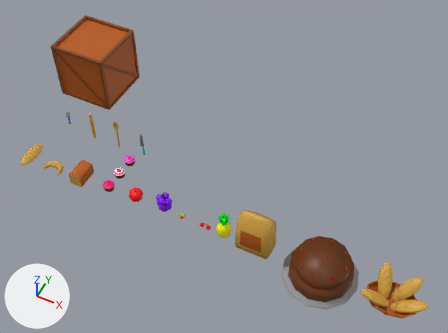
One commit to the Blender file Documentacao/Modelos/Cenário/Modelos3D/Lucas/Padaria.blend: the scene before it, then after it.
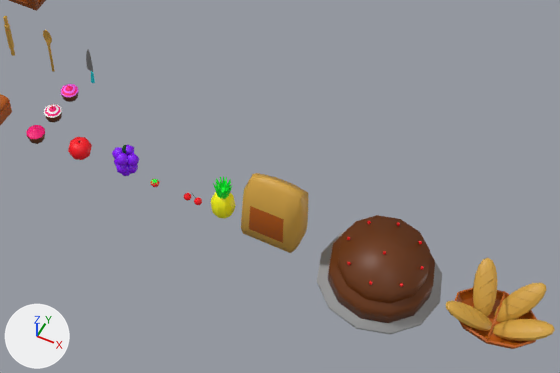
Old and new are each drawn whole from a 50 mm lens placed at (5.89, -3.77, 7.48), pointed at (3.03, 1.93, 0.34) and again close up on the part from 19% to 96% of the width and 31% to 100% of the height. Lighting does not change. The marker at lower left points along +X, +Y and +Z.

The scene before the commit, as lines of its bpy script (objects in view):
```python
me_cylinder_008 = bpy.data.meshes.new('Cylinder.008')
me_cylinder_008.from_pydata(...)  # 189 vertices, 174 faces; spans x -0.567..0.564, y -0.565..0.566, z -0.004..0.446
me_cylinder_008.materials.append(mat_material)  # picture img_decoracaocidade_png
me_sphere_005 = bpy.data.meshes.new('Sphere.005')
me_sphere_005.from_pydata(...)  # 576 vertices, 648 faces; spans x -0.398..0.452, y -0.236..0.358, z -0.007..0.374
me_sphere_005.polygons.foreach_set('use_smooth', [True] * 648)
me_sphere_005.materials.append(mat_material)  # picture img_decoracaocidade_png
me_sphere_007 = bpy.data.meshes.new('Sphere.007')
me_sphere_007.from_pydata(...)  # 172 vertices, 176 faces; spans x -0.107..0.107, y -0.113..0.113, z 0.007..0.47
me_sphere_007.polygons.foreach_set('use_smooth', [True] * 176)
me_sphere_007.materials.append(mat_material)  # picture img_decoracaocidade_png
ob_abacaxi = bpy.data.objects.new('Abacaxi', me_sphere_007)
ob_abacaxi.location = (3.5, 1.0, 0.0)
ob_bolo = bpy.data.objects.new('Bolo', me_cylinder_008)
ob_bolo.location = (5.0, 1.0, 0.0)
ob_bolo.rotation_euler = (0.0, 0.0, -0.785)  # degrees (0, 0, -45)
ob_bolo.scale = (0.924, 0.924, 0.924)
ob_cesta_baguete = bpy.data.objects.new('Cesta.Baguete', me_sphere_005)
ob_cesta_baguete.location = (6.0, 1.0, 0.0)
# also in view: 'SacoDeFarinha' at (4.0, 1.0, 0.39); 'Uva' at (2.5, 1.0, 0.22); 'Cesta' at (6.0, 1.0, 0.13); 'Maca' at (2.0, 1.0, 0.12)
```
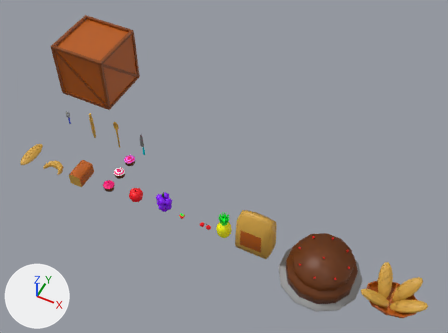
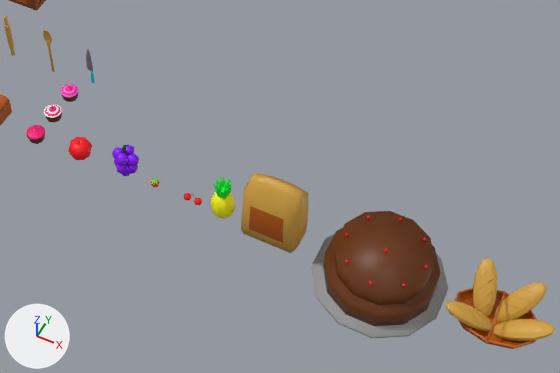
Where the newer file only moved an object's origin or applied its transform, the numbers keep the older frame.

Location of each change, [x1, y1, x2, y2] in pixels of the close-ups (560 x 373 px):
'Bolo', turned, rescaled
    before: [317, 215, 442, 335]
    after: [312, 211, 448, 338]

The change, as a list of edits to the scene's bpy script:
```text
Change ob_bolo:
    ob_bolo.rotation_euler: (0.0, 0.0, -0.785) -> (0.0, 0.0, 0.0)  # degrees (0, 0, -45) -> degrees (0, 0, 0)
    ob_bolo.scale: (0.924, 0.924, 0.924) -> (1.0, 1.0, 1.0)
```
